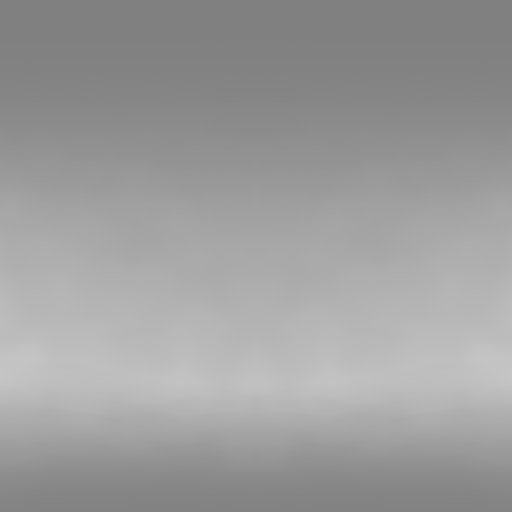
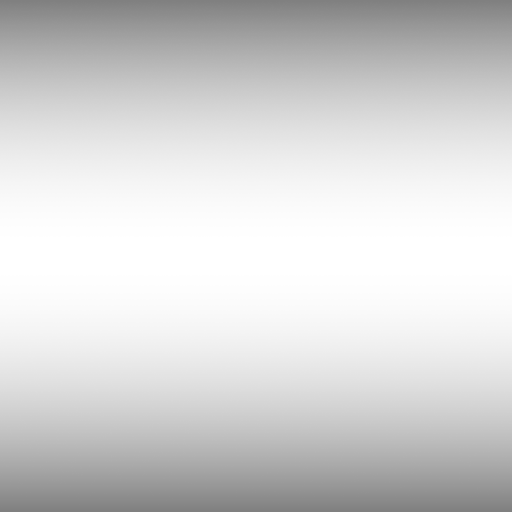
Comparing the layer stacks of the two 512 × 512 images. Changes:
added group "Trails" with 2 layers above "Aurora" over [0,3,512,506]
added layer "trail linear - thickening" in group "Trails" over [0,3,512,506]
added layer "trail linear" in group "Trails" over [0,3,512,506]
renamed "Layer Group" to "Aurora", hid the group it (6 layers) over [0,3,512,512]
